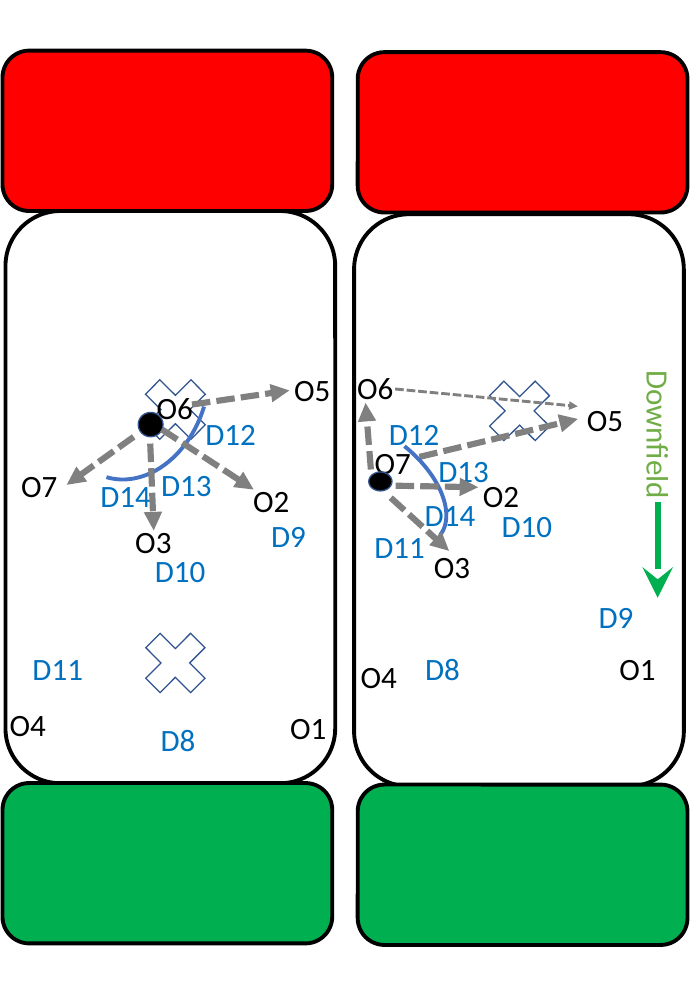
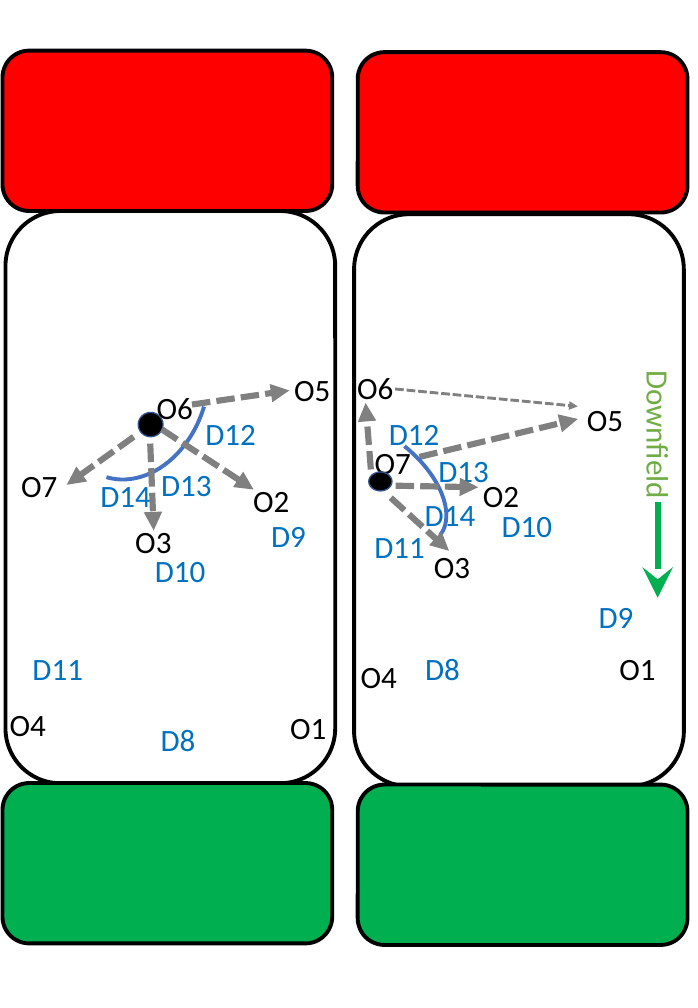
Before and after one commit to James-Reynolds/Ultimate-strategy-and-tactics, a slide deck: slide 19 of graphics/Graphics.pptx. Drawn at 698x1008 pixels with LibreOffice and Linux fonts; fonts in the diff are those of the drawing. Boxes give left, top, right and bottom in pixels: in the first picture for what was removed or moved away, otherwise in the second. Text is boxed around its words. In the diff, an @@ line names an element or a change of style, - is before the commit and + after.

```diff
--- a/graphics/Graphics.pptx
+++ b/graphics/Graphics.pptx
@@ cross removed at (x1=131, y1=367, x2=219, y2=453) @@
@@ cross removed at (x1=476, y1=368, x2=563, y2=454) @@
@@ cross removed at (x1=132, y1=620, x2=219, y2=706) @@
```
Also in this commit, not shown: 7 slides added, 8 other files.
